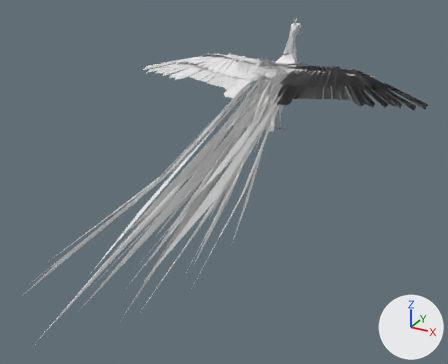
Two versions of the OBJ model static/models/gltf/peacock.obj, one commit apart.
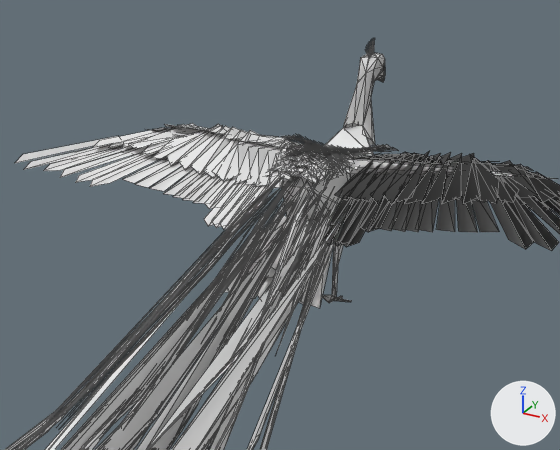
The first picture shows the older version from a 50 mm camera at (378.0, -750.0, 249.0) aimed at (35.0, -126.0, -62.0). The close-ups show both versions on the part from 30% to 84% of the width and 0% to 53% of the height of that picture. Arrows for +X, +Y and +Z are at lower right; the lights stay in place. The close-ups show mesh edges as thin lines. Where no turn or scale is listed for an object, it has been applied to the vertices. Vertices at the same position are counted once.

Names of what the first close-up shows: 'E0102A073.001'.
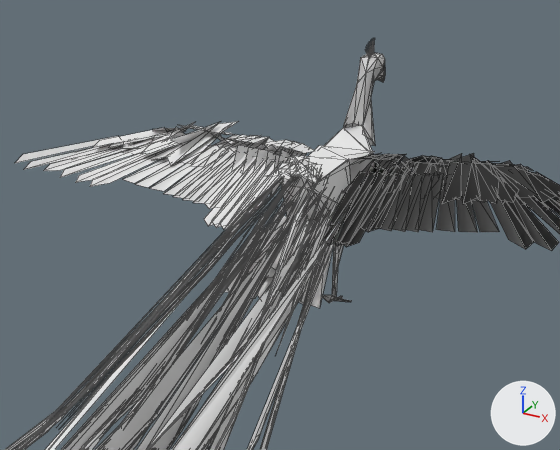
The change, as a diff of the scene's bpy script:
```diff
--- a/static/models/gltf/peacock.obj.py
+++ b/static/models/gltf/peacock.obj.py
@@ me_e0102a073_001 @@
 # used by ob_e0102a073_001; location = (0.0, 0.0, 0.0)
-me_e0102a073_001.from_pydata(...)  # 2820 vertices, 1713 faces, 150 loose edges; spans x -222.0..231.0, y -423.0..178.0, z -145.0..99.0
+me_e0102a073_001.from_pydata(...)  # 2513 vertices, 1295 faces, 548 loose edges; spans x -222.0..231.0, y -423.0..178.0, z -145.0..99.0
+# me_e0102a073_001 part 1: 9 loose pieces with 34 vertices, spanning x -137.0..13.0, y 39.0..114.0, z 19.0..42.0, are deleted
+# me_e0102a073_001 part 2: 11 vertices moved within x -2.0..36.0, y 50.0..115.0, z 32.0..41.0; 773 vertices removed from x -140.0..150.0, y 39.0..121.0, z -55.0..44.0; 500 vertices added at x -129.0..139.0, y 38.0..151.0, z -39.0..51.0
 me_e0102a073_001.materials.append(mat_standard_13)
```

Location of each change, [x1, y1, x2, y2] in pixels of the close-ups (560 x 450 px; the box of a moved part takes in the faces that stretch with it):
part 1 of me_e0102a073_001, deleted: before [129, 123, 323, 178]
part 2 of me_e0102a073_001, moved or reshaped: before [122, 124, 554, 299]; after [122, 121, 560, 298]
